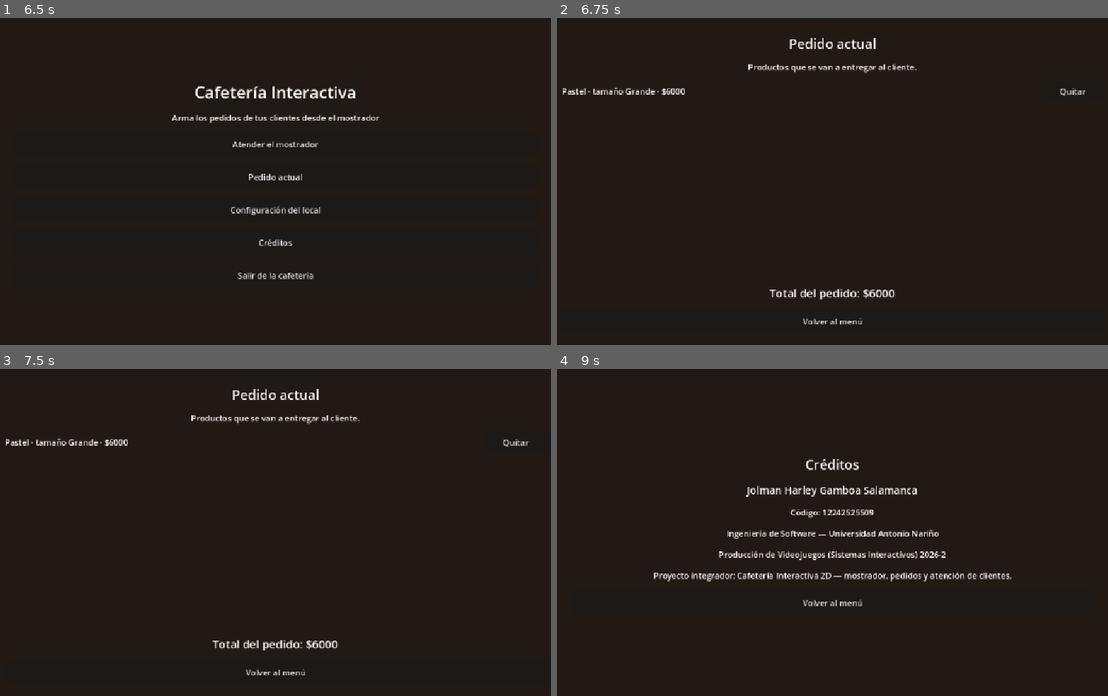
Above: before the commit, frames 1-4 (two rows, left to right).
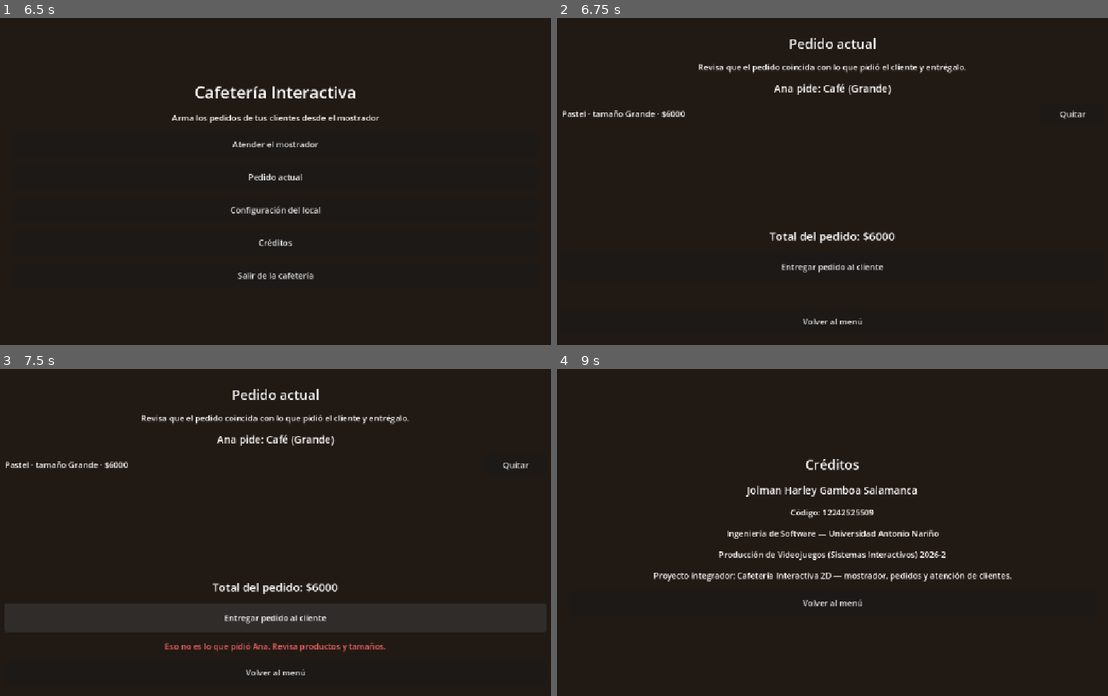
Above: after the commit, the same moments.

Repository: JolmanGamboa/Lab5-Videojuegos-2026
Game: Godot game, scene res://src/core/main_app.tscn
The game is run twice, just before and just after one commit, with the same random seed, the same clock (stepped at 60 frames per second) and the same inputs.
Inputs (mouse positions are in pixels of both pictures, inside the frame that each line leads up to):
- Up to frame 1 (6.5 s): click "Atender el mostrador" at 0.5 s; click "Café" at 1.25 s; click "Té" at 2 s; click "Chocolate" at 2.75 s; click "Pastel" at 3.5 s; click "Pequeño (+$0)" at 4.25 s; click "Grande (+$2000)" at 5 s; click "Volver al menú" at 5.75 s
- Up to frame 2 (6.75 s): click "Pedido actual" at 6.5 s
- Up to frame 3 (7.5 s): click (275, 617) at 7.25 s, where only the run after the commit has a clickable "Entregar pedido al cliente"
- Up to frame 4 (9 s): click "Volver al menú" at 8 s; click "Créditos" at 8.75 s

Frame 1 is identical in both runs. In frame 2, 2.5% of the frame differs, in the area x 1-97%, y 13-87%; in frame 3, 2.8%; in frame 4, less than 0.1%.

Commit message:
feat(scenes): entregar el pedido al cliente con retroalimentación visual
El panel de pedido publica order_delivered y muestra el resultado de la
validación. El botón se desactiva cuando el pedido está vacío.

Diff:
--- a/src/scenes/order/order_panel.gd
+++ b/src/scenes/order/order_panel.gd
@@ -3,6 +3,9 @@
 # --- Captura de nodos en caché (operador $ solo en la cabecera) -------------
 @onready var lista_container: VBoxContainer = $MarginContainer/VBoxContainer/ScrollContainer/ListaContainer
 @onready var lbl_resumen: Label = $MarginContainer/VBoxContainer/LblResumen
+@onready var lbl_cliente: Label = $MarginContainer/VBoxContainer/LblCliente
+@onready var btn_entregar: Button = $MarginContainer/VBoxContainer/BtnEntregar
+@onready var lbl_resultado: Label = $MarginContainer/VBoxContainer/LblResultado
 
 
 func _ready() -> void:
@@ -11,6 +14,10 @@
 	# Suscripción reactiva: la vista se redibuja cuando el pedido cambia.
 	EventBus.order_updated.connect(_on_order_updated)
 	EventBus.total_changed.connect(_on_total_changed)
+	EventBus.customer_changed.connect(_on_customer_changed)
+	EventBus.delivery_result.connect(_on_delivery_result)
+
+	btn_entregar.pressed.connect(_on_entregar_pressed)
 
 
 # --- Reacción a los eventos del bus -----------------------------------------
@@ -18,6 +25,9 @@
 ## Redibuja la lista completa con el pedido recibido.
 func _on_order_updated(order: Dictionary) -> void:
 	_limpiar_lista()
+
+	# Sin productos no hay nada que entregar: el botón se desactiva.
+	btn_entregar.disabled = order.is_empty()
 
 	if order.is_empty():
 		_agregar_mensaje_vacio()
@@ -30,6 +40,20 @@
 ## Refresca el total sin calcular nada por su cuenta.
 func _on_total_changed(new_total: int) -> void:
 	lbl_resumen.text = "Total del pedido: $%d" % new_total
+
+
+## Muestra el cliente en turno para comparar con el pedido armado.
+func _on_customer_changed(customer: Dictionary) -> void:
+	lbl_cliente.text = "%s pide: %s" % [str(customer["nombre"]), str(customer["descripcion"])]
+
+
+## Retroalimentación de la entrega: verde si fue correcta, roja si no.
+func _on_delivery_result(success: bool, message: String) -> void:
+	lbl_resultado.text = message
+	if success:
+		lbl_resultado.add_theme_color_override("font_color", Color(0.4, 0.85, 0.4))
+	else:
+		lbl_resultado.add_theme_color_override("font_color", Color(0.95, 0.4, 0.4))
 
 
 # --- Construcción dinámica de la lista --------------------------------------
@@ -78,3 +102,9 @@
 func _on_quitar_pressed(item_id: String) -> void:
 	print("[order_panel] Intención item_removed -> " + item_id)
 	EventBus.item_removed.emit(item_id)
+
+
+## Publica la intención de entregar. La validación la hace GlobalManager.
+func _on_entregar_pressed() -> void:
+	print("[order_panel] Intención order_delivered")
+	EventBus.order_delivered.emit()
--- a/src/scenes/order/order_panel.tscn
+++ b/src/scenes/order/order_panel.tscn
@@ -36,7 +36,14 @@
 
 [node name="LblAyuda" type="Label" parent="MarginContainer/VBoxContainer"]
 layout_mode = 2
-text = "Productos que se van a entregar al cliente."
+text = "Revisa que el pedido coincida con lo que pidió el cliente y entrégalo."
+horizontal_alignment = 1
+autowrap_mode = 3
+
+[node name="LblCliente" type="Label" parent="MarginContainer/VBoxContainer"]
+layout_mode = 2
+theme_override_font_sizes/font_size = 20
+text = "Cliente en turno"
 horizontal_alignment = 1
 autowrap_mode = 3
 
@@ -55,6 +62,17 @@
 text = "Total del pedido: $0"
 horizontal_alignment = 1
 
+[node name="BtnEntregar" type="Button" parent="MarginContainer/VBoxContainer"]
+custom_minimum_size = Vector2(0, 56)
+layout_mode = 2
+text = "Entregar pedido al cliente"
+
+[node name="LblResultado" type="Label" parent="MarginContainer/VBoxContainer"]
+layout_mode = 2
+text = ""
+horizontal_alignment = 1
+autowrap_mode = 3
+
 [node name="BtnVolver" parent="MarginContainer/VBoxContainer" instance=ExtResource("2_button_nav")]
 layout_mode = 2
 text = "Volver al menú"
